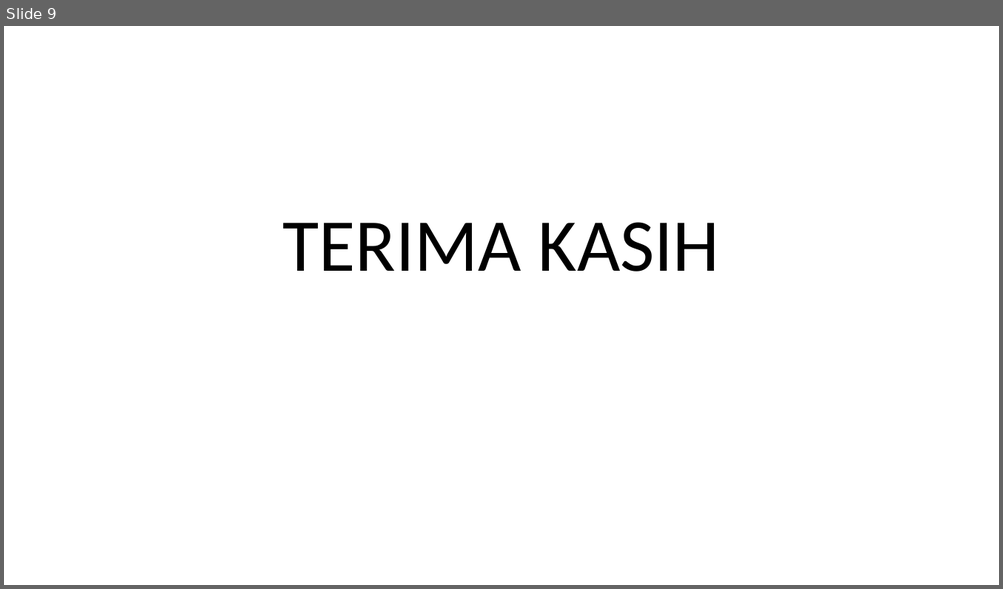
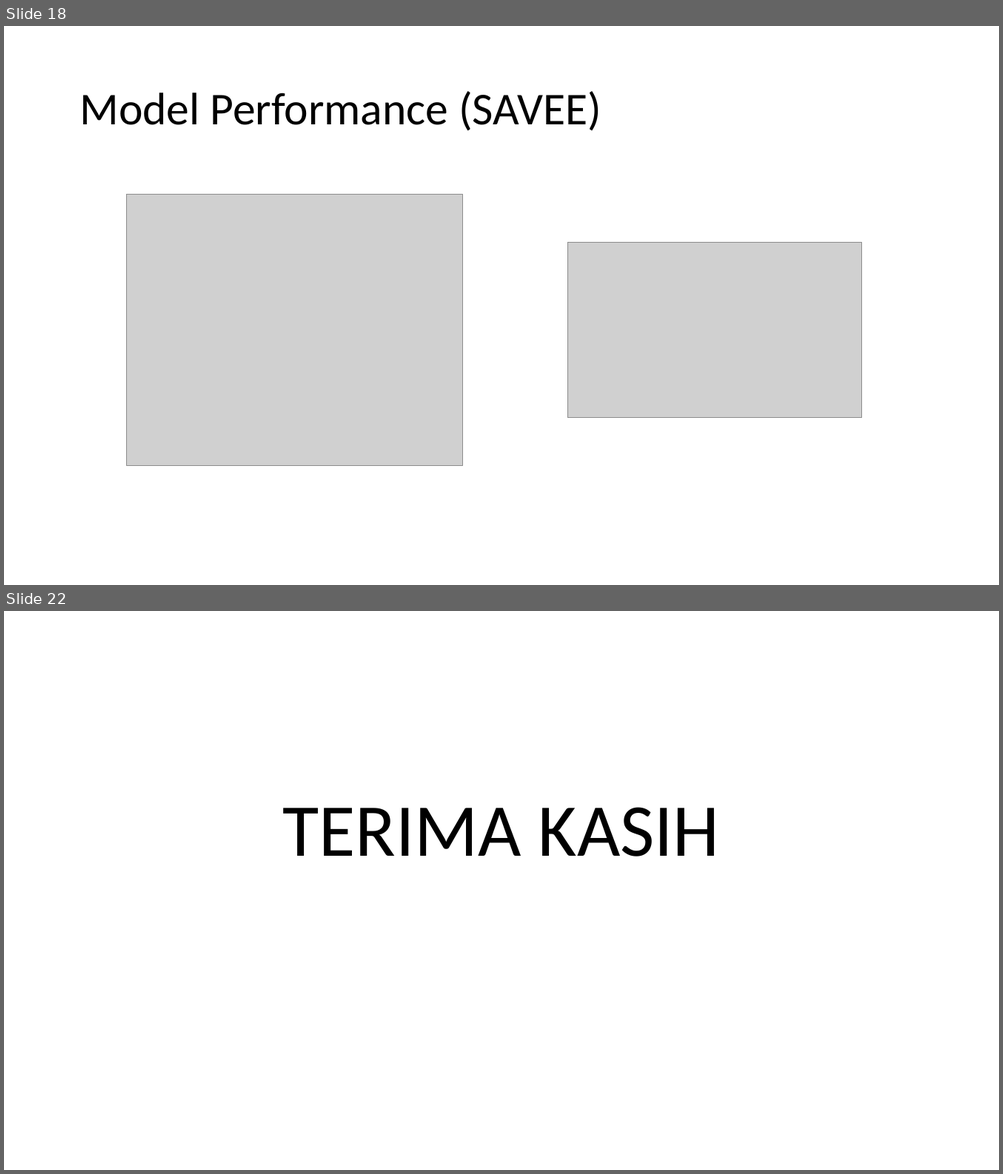
Before and after one commit to satria-ui/TugasAkhir2023, a slide deck: Template presentasi TA.pptx. Shown one above the other, each under a label of ours: slide 9 before the commit, slides 18 and 22 after it; the slides between them are not shown. The pictures are 1003x589 and 1003x1174 pixels, drawn with LibreOffice and Linux fonts; fonts in the diff are those of the drawing; grey boxes stand for pictures; background and template pictures are left out. Boxes give left, top, right and bottom in pixels: in the first picture for what was removed or moved away, otherwise in the second. Text is boxed around its words. In the diff, an @@ line names an element or a change of style, - is before the commit and + after.

```diff
--- a/Template presentasi TA.pptx
+++ b/Template presentasi TA.pptx
@@ slide 18 added at <box>4,26,999,585</box>, background picture (left out) @@
@@ title added at <box>79,91,601,131</box>, 44 pt, text #000000 @@
+Model Performance (SAVEE)
@@ picture added at <box>127,194,463,466</box> @@
@@ picture added at <box>567,242,861,417</box> @@
@@ what was slide 9 is now slide 22 @@
```
Also in this commit, not shown: 1 slide changed, 18 other slides added, 6 slides removed, 1 other file.
